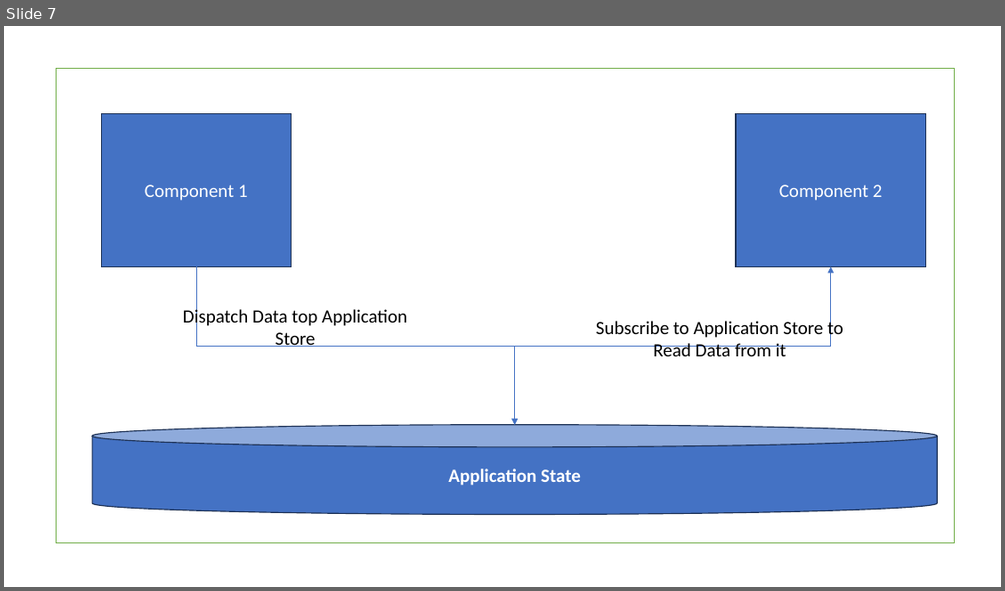
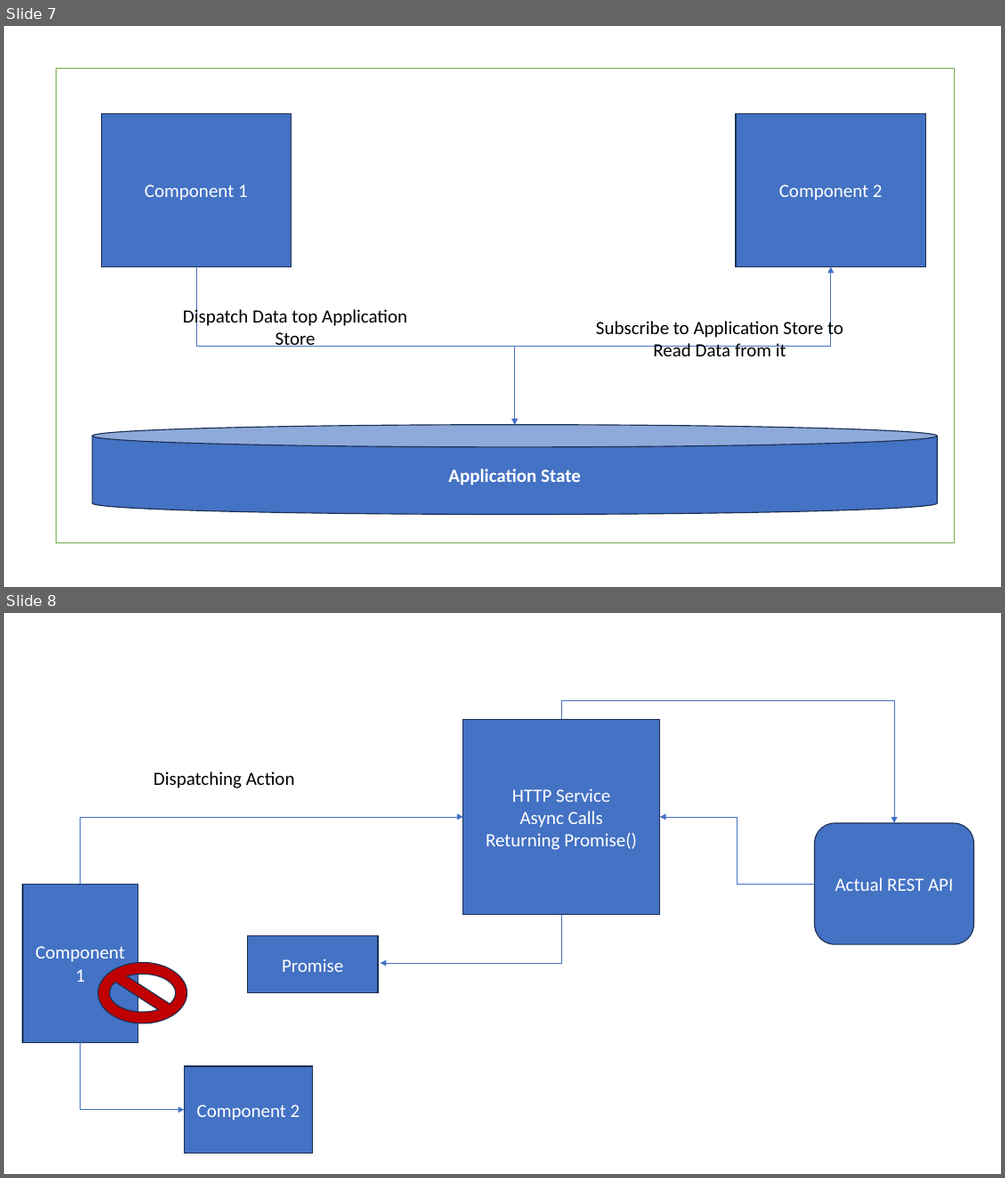
Before and after one commit to maheshsabnis/coreflexreactnative, a slide deck: Images.pptx. Shown one above the other, each under a label of ours: slide 7 before the commit, slides 7 and 8 after it. The pictures are 1005x591 and 1005x1178 pixels, drawn with LibreOffice and Linux fonts; fonts in the diff are those of the drawing. Boxes give left, top, right and bottom in pixels: in the first picture for what was removed or moved away, otherwise in the second. Text is boxed around its words. In the diff, an @@ line names an element or a change of style, - is before the commit and + after.

```diff
--- a/Images.pptx
+++ b/Images.pptx
@@ slide 8 added at (4, 613, 1001, 1174), background #FFFFFF @@
@@ rectangle added at (463, 719, 660, 915), fill #4472C4, outline #1E3256 1 pt, 18 pt, text #FFFFFF @@
+HTTP Service
+Async Calls
+Returning Promise()
@@ elbow arrow added from (562, 719) to (894, 823), #4472C4 0.5 pt @@
@@ text added at (154, 771, 295, 788), 18 pt, text #000000 @@
+Dispatching Action
@@ elbow arrow added from (81, 884) to (463, 817), #4472C4 0.5 pt @@
@@ elbow arrow added from (815, 884) to (660, 817), #4472C4 0.5 pt @@
@@ rounded rectangle added at (815, 823, 974, 944), fill #4472C4, outline #1E3256 1 pt, 18 pt, text #FFFFFF @@
+Actual REST API
@@ rectangle added at (23, 884, 138, 1042), fill #4472C4, outline #1E3256 1 pt, 18 pt, text #FFFFFF @@
+Component 1
@@ elbow arrow added from (562, 915) to (380, 963), #4472C4 0.5 pt @@
@@ rectangle added at (247, 936, 378, 994), fill #4472C4, outline #1E3256 1 pt, 18 pt, text #FFFFFF @@
+Promise
@@ no-entry sign added at (98, 962, 187, 1022), fill #C00000, outline #1E3256 1 pt @@
@@ elbow arrow added from (81, 1042) to (184, 1110), #4472C4 0.5 pt @@
@@ rectangle added at (184, 1066, 313, 1153), fill #4472C4, outline #1E3256 1 pt, 18 pt, text #FFFFFF @@
+Component 2
```
Also in this commit, not shown: 3 other slides added, 8 other files.
